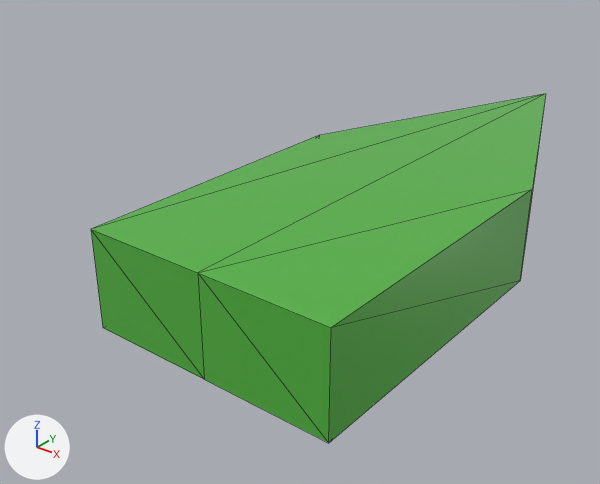
Before and after pictures for a commit that changed the glTF model ChaosLagoons/assets/models/player.glb.
Before and after are seen from a 50 mm camera at (2.59, -3.45, 2.34) aimed at (-0.4, 0.28, 0.02). Every picture has the same lights, and +X, +Y and +Z are marked at lower left. Mesh edges are drawn as thin lines. Where no turn or scale is listed for an object, it has been applied to the vertices. Vertices at the same position are counted once.

Names of what the first picture shows: 'Player'.
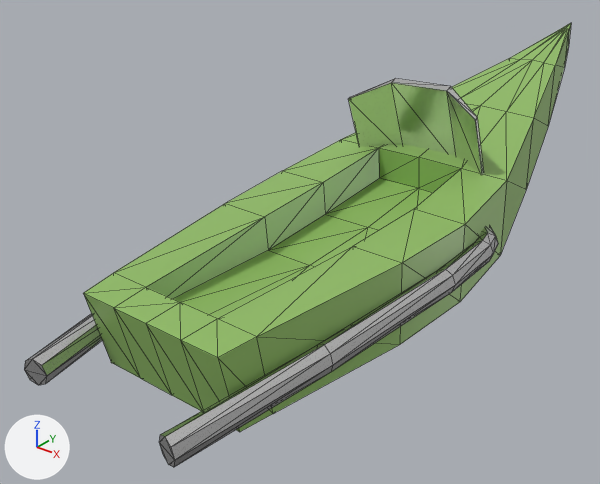
What changed in the scene script:
```text
Change mat_playermaterial:
    mat_playermaterial.base_color: (0.0863, 0.457, 0.0524) -> (0.285, 0.513, 0.13)  # green #53b441 -> green #91be65
Add mat_metal:
    mat_metal = principled_material('Metal')
    mat_metal.base_color = (0.8, 0.8, 0.8)  # white #e7e7e7
    mat_metal.metallic = 1.0
    mat_metal.roughness = 0.232
Change me_cube:
    used by ob_player; location = (0.0, 0.0, 0.0)
    remove me_cube.from_pydata(...)  # 12 vertices, 20 faces; spans x -0.8..0.8, y -1.0..3.0, z -0.16..0.46
    add me_cube.from_pydata(...)  # 92 vertices, 180 faces; spans x -0.76..0.76, y -1.4..3.32, z -0.13..0.8
    me_cube part 1: the whole mesh is rebuilt
Add me_cylinder_001:
    me_cylinder_001.from_pydata(...)  # 48 vertices, 92 faces; spans x -4.93..0.91, y -1.04..1.0, z -1.1..1.34
    me_cylinder_001.materials.append(mat_metal)  # white #e7e7e7
Add me_cylinder:
    me_cylinder.from_pydata(...)  # 48 vertices, 92 faces; spans x -0.33..0.06, y -1.39..1.14, z -0.16..0.14
    me_cylinder.materials.append(mat_metal)  # white #e7e7e7
Add me_cube_001:
    me_cube_001.from_pydata(...)  # 16 vertices, 28 faces; spans x -0.446..0.459, y -0.249..0.129, z -0.285..0.285
    me_cube_001.materials.append(mat_metal)  # white #e7e7e7
Change ob_player:
    ob_player.location: (0.0, 0.0, 0.0) -> (0.0, 0.079, -0.013)
    ob_player.rotation_euler: (0.0, 0.0, 0.0) -> (0.0574, 0.0, 0.0)  # degrees (0, 0, 0) -> degrees (3.3, 0, 0)
    ob_player.scale: (1.0, 1.0, 1.0) -> (0.869, 1.0, 1.0)
Add ob_cylinder_001:
    ob_cylinder_001 = bpy.data.objects.new('Cylinder.001', me_cylinder_001)
    ob_cylinder_001.location = (-0.72, -0.291, 0.126)
    ob_cylinder_001.rotation_euler = (1.628, 0.0, 0.0)  # degrees (93, 0, 0)
    ob_cylinder_001.scale = (-0.0669, 0.077, 1.03)
Add ob_cylinder:
    ob_cylinder = bpy.data.objects.new('Cylinder', me_cylinder)
    ob_cylinder.location = (0.716, -0.291, 0.126)
Add ob_cube:
    ob_cube = bpy.data.objects.new('Cube', me_cube_001)
    ob_cube.location = (0.0, 1.094, 0.69)
```

Pixel boxes [x1, y1, x2, y2] of what changed, in the pictures (600 x 484 px):
'Player', recoloured, reshaped, moved, turned, rescaled: before [91, 94, 545, 443]; after [83, 23, 571, 432]
'Cylinder', added: after [159, 225, 498, 467]
'Cube', added: after [348, 78, 484, 175]
'Cylinder.001', added: after [24, 313, 102, 385]
